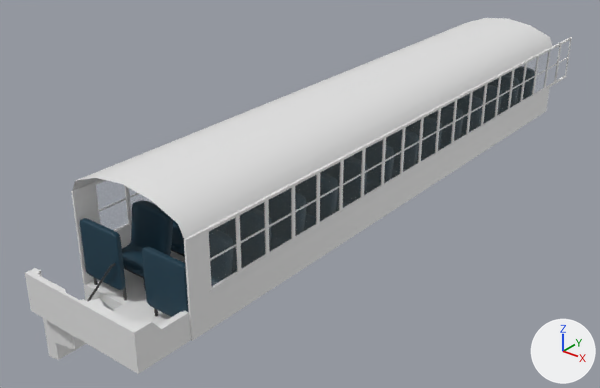
The Blender file Assets/Prefabs/Schoolbus.blend, before and after one commit.
Before and after are seen from a 50 mm camera at (39.8, -34.9, 33.0) aimed at (-3.7, 19.5, -0.7). The axes (+X, +Y, +Z) are drawn at lower right. The lights are the same throughout.

The first picture shows 'Console', 'Floor', 'FrontThing', 'Roof', 'Seat', 'Wall', 'WindowFrame', 'WindowPane'.
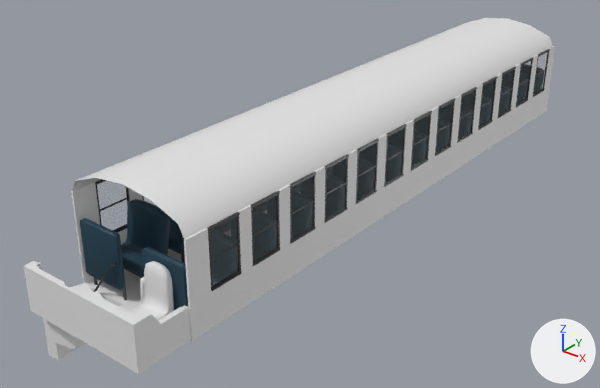
The change, as a list of edits to the scene's bpy script:
```text
Add mat_window_frame:
    mat_window_frame = principled_material('Window Frame')
    mat_window_frame.base_color = (0.849, 0.849, 0.849)  # white #ededed
    mat_window_frame.metallic = 1.0
    mat_window_frame.roughness = 0.329
    mat_window_frame.coat_weight = 0.948
    mat_window_frame.coat_roughness = 0.0
    mat_window_frame.coat_tint = (0.0, 0.0, 0.0)  # black #000000
Change me_cube_003:
    remove me_cube_003.from_pydata(...)  # 28 vertices, 26 faces; spans x 1.07..4.96, y -1.71..1.64, z 1.08..5.49
    add me_cube_003.from_pydata(...)  # 728 vertices, 676 faces; spans x -5.45..5.45, y -1.71..51.72, z 1.08..5.55
    me_cube_003 part 1: 28 vertices removed from x 1.07..4.96, y -1.71..1.64, z 1.08..5.49; 728 vertices added at x -5.45..5.45, y -1.71..51.72, z 1.08..5.55
Change me_plane_002:
    remove me_plane_002.from_pydata(...)  # 16 vertices, 14 faces; spans x 5.5..5.7, y -3.7..52.8, z 0.0..7.6
    add me_plane_002.from_pydata(...)  # 735 vertices, 388 faces; spans x 5.5..5.7, y -3.7..52.8, z 0.0..7.6
    me_plane_002 part 2: 6 vertices moved from x 5.5..5.7, y -1.8..52.8, z 0.0..7.6 to x 5.5..5.7, y -1.7..52.8, z 0.0..7.6; 2 vertices removed from x 5.5..5.7, y -1.8, z 2.9; 721 vertices added at x 5.5..5.7, y -1.7..51.3, z 2.9..7.6
Change me_cube_001:
    verts and faces of me_cube_001; kept vertices keep their numbers, new ones are numbered from 163
    remove me_cube_001.from_pydata(...)  # 163 vertices, 126 faces; spans x 5.54..5.76, y -1.82..1.14, z 2.9..7.65
    add me_cube_001.from_pydata(...)  # 167 vertices, 127 faces; spans x 5.54..5.76, y -1.82..1.14, z 2.9..7.65
    me_cube_001 part 4
    add verts[163] = (5.65, -1.64, 7.37)  # pixel (209, 231)
    add verts[164] = (5.65, -1.64, 3.18)  # pixel (212, 286)
    add verts[165] = (5.65, 0.97, 7.37)  # pixel (236, 216)
    add verts[166] = (5.65, 0.97, 3.18)  # pixel (238, 270)
    add faces += [(163, 165, 166, 164)]  # mat_window (white #f9fff8)
    me_cube_001 part 5: 126 faces spanning x 5.54..5.76, y -1.82..1.14, z 2.9..7.65 switch from no material to mat_window_frame (white #ededed)
    add me_cube_001.materials.append(mat_window)  # white #f9fff8
Change me_cube_008:
    remove me_cube_008.from_pydata(...)  # 56 vertices, 41 faces; spans x -5.71..5.54, y -8.27..-3.68, z -0.03..3.11
    add me_cube_008.from_pydata(...)  # 68 vertices, 51 faces; spans x -5.71..5.54, y -8.27..-3.68, z -0.04..3.69
    me_cube_008 part 3: 44 vertices removed from x -5.71..5.54, y -8.27..-3.68, z -0.03..3.11; 56 vertices added at x -5.71..5.54, y -8.27..-3.68, z -0.04..3.69
Change ob_seat:
    where _m = ob_seat.modifiers.new('Subdivision', 'SUBSURF')
    remove _m.render_levels = 4
    remove _m = ob_seat.modifiers.new('Array', 'ARRAY')
    remove _m.count = 13
    remove _m.relative_offset_displace = (0.0, 1.25, 0.0)
    remove _m = ob_seat.modifiers.new('Mirror', 'MIRROR')
    _m.levels: 4 -> 2
Change ob_windowframe:
    ob_windowframe.location: (0.0, 0.0, 0.0) -> (0.0, 0.11, 0.0)
    where _m = ob_windowframe.modifiers.new('Array', 'ARRAY')
    _m.count: 20 -> 13
    where _m = ob_windowframe.modifiers.new('Array', 'ARRAY')
    _m.relative_offset_displace: (0.0, 1.0, 0.0) -> (0.0, 1.408, 0.0)
Remove ob_windowpane:
    ob_windowpane = bpy.data.objects.new('WindowPane', me_cube_004)
Add ob_captains_chair:
    ob_captains_chair = bpy.data.objects.new('Captains Chair', me_cube_009)  # 43 vertices, 40 faces; spans x -1.71..1.3, y -1.16..1.22, z -1.0..4.28; modifiers SUBSURF
    ob_captains_chair.location = (3.16, -4.9, 0.96)
```

Where the change shows, as pixel boxes [x1, y1, x2, y2] in the pictures (600 x 388 px):
'Wall', reshaped (16% taller): before [71, 87, 550, 341]; after [71, 46, 555, 341]
'WindowFrame', reshaped, moved, modifiers changed: before [94, 37, 572, 292]; after [95, 49, 550, 291]
'WindowPane', deleted: before [96, 53, 546, 286]
'Console', reshaped (7% taller): before [25, 268, 191, 374]; after [24, 261, 191, 374]
'Seat', reshaped, modifiers changed: before [122, 200, 185, 277]; after [121, 199, 185, 276]
'Captains Chair', added: after [130, 261, 174, 320]
part 2 of me_plane_002, built on: before [84, 89, 547, 317]; after [84, 46, 555, 317]
part 4 of me_cube_001, added: after [97, 52, 548, 286]
part 5 of me_cube_001, recoloured: before [94, 37, 572, 292]; after [95, 49, 550, 291]
